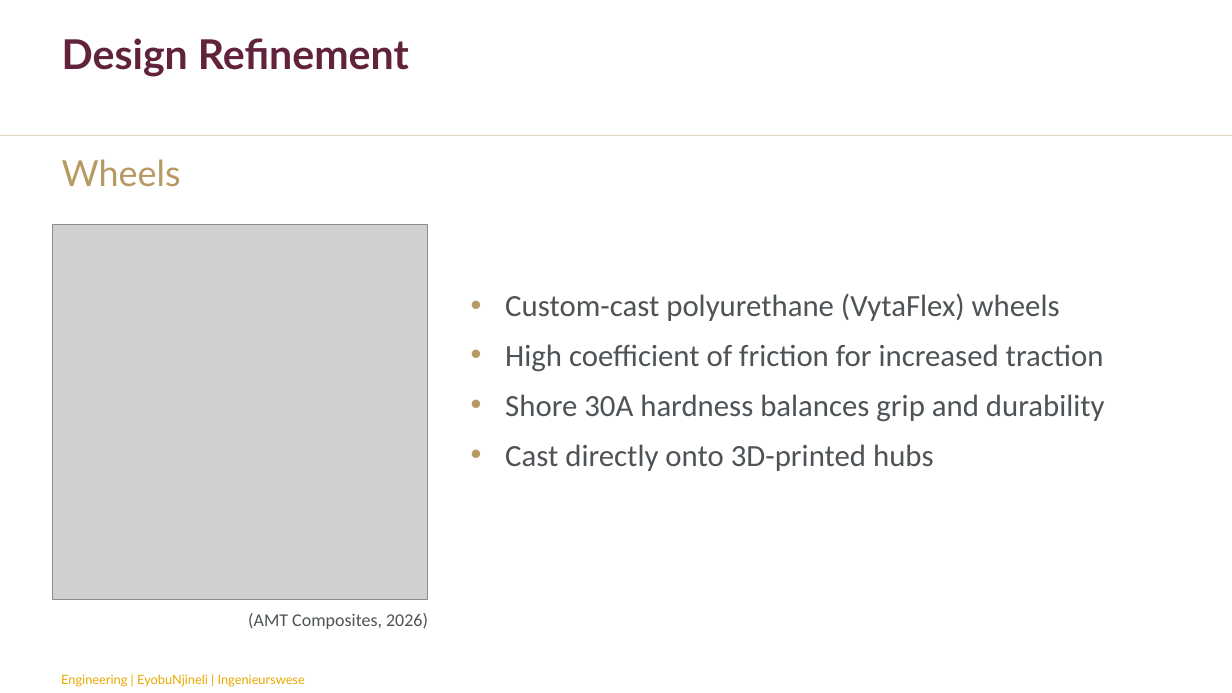
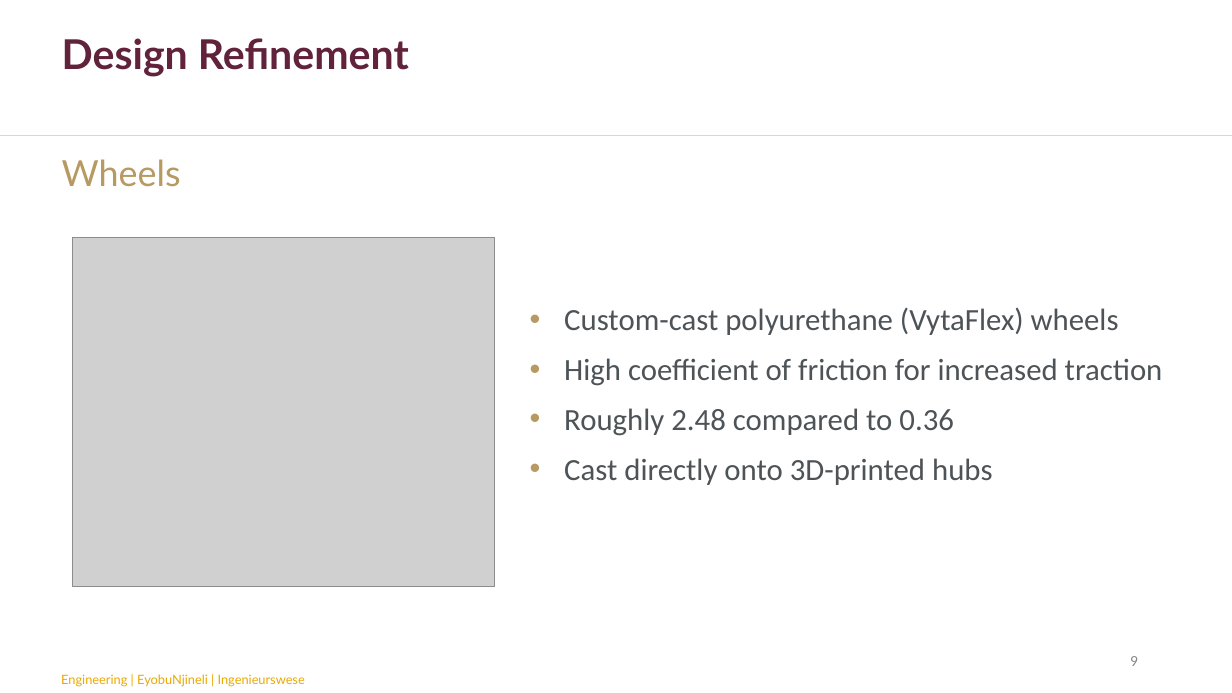
Before and after one commit to chanelleblan/SumobotSkripsie, a slide deck: slide 9 of Presentations/Final_present.pptx (slide 10 before the commit). Drawn at 1232x693 pixels with LibreOffice and Linux fonts; fonts in the diff are those of the drawing; grey boxes stand for pictures; background and template pictures are left out. Boxes give left, top, right and bottom in pixels: in the first picture for what was removed or moved away, otherwise in the second. Text is boxed around its words. In the diff, an @@ line names an element or a change of style, - is before the commit and + after.

```diff
--- a/Presentations/Final_present.pptx
+++ b/Presentations/Final_present.pptx
@@ picture: place and size @@
-picture at <box>53,225,428,600</box>
+picture at <box>72,238,494,587</box>
@@ text "Custom-cast polyurethane (VytaFlex) wheels": place and size @@
-text "Custom-cast polyurethane (VytaFlex) wheels" at <box>505,293,1105,471</box>
+text "Custom-cast polyurethane (VytaFlex) wheels" at <box>564,307,1163,485</box>
@@ text at <box>564,408,954,436</box>: text changed @@
-• Shore 30A hardness balances grip and durability
+• Roughly 2.48 compared to 0.36
@@ text removed at <box>248,613,428,629</box> @@
-(AMT Composites, 2026)
@@ page number added at <box>1130,656,1138,666</box>, 12 pt, text #878A8B @@
+9
```
Also in this commit, not shown: 14 other slides changed, 8 slides added, 6 slides removed.
